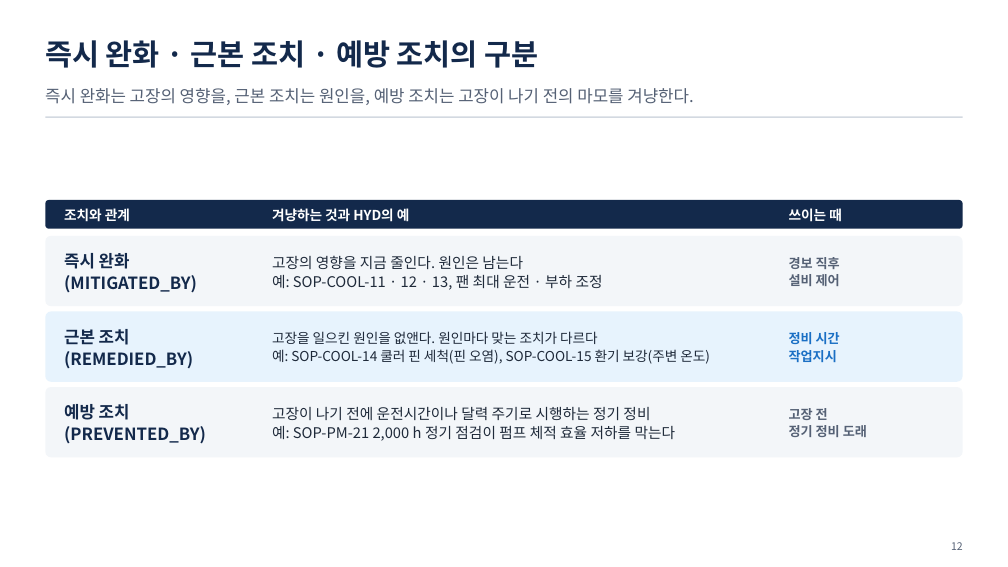
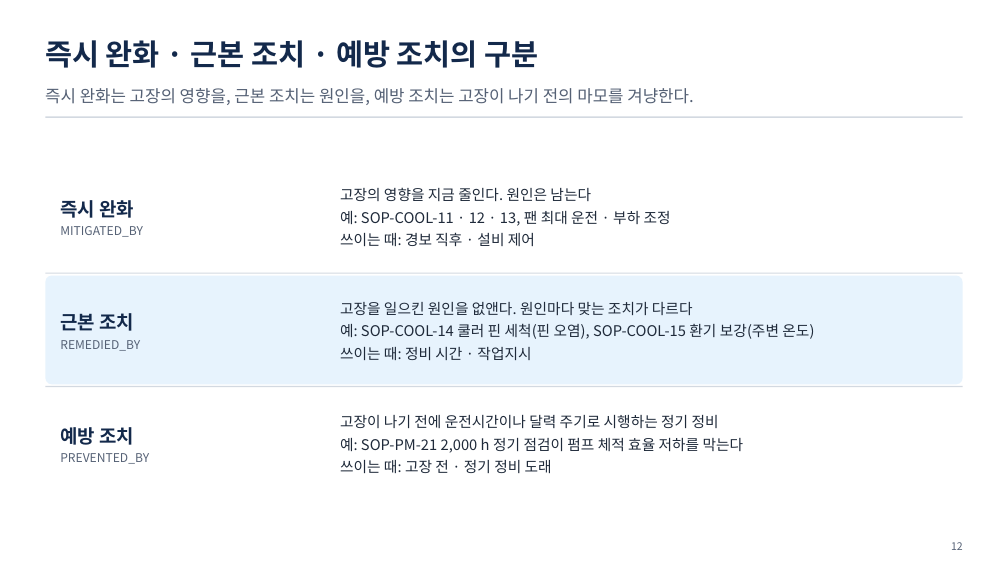
Before and after one commit to uengine-oss/hyd-iot-edu, a slide deck: slide 12 of 산출물/통합반/이론/03회차/통합반_03일차.pptx. Drawn at 1008x567 pixels with LibreOffice and Linux fonts; fonts in the diff are those of the drawing. Boxes give left, top, right and bottom in pixels: in the first picture for what was removed or moved away, otherwise in the second. Text is boxed around its words. In the diff, an @@ line names an element or a change of style, - is before the commit and + after.

```diff
--- a/산출물/통합반/이론/03회차/통합반_03일차.pptx
+++ b/산출물/통합반/이론/03회차/통합반_03일차.pptx
@@ text "고장의 영향을 지금 줄인다. 원인은 ...": place and size @@
-text "고장의 영향을 지금 줄인다. 원인은 ..." at <box>272,256,603,290</box>
+text "고장의 영향을 지금 줄인다. 원인은 ..." at <box>340,187,671,246</box>
@@ rounded rectangle removed at <box>45,200,963,228</box> @@
@@ text at <box>60,200,143,237</box>: text changed; size 16 to 11.5 pt; text colour #13294B to #556175; bold off @@
-즉시 완화(MITIGATED_BY)
+즉시 완화
+MITIGATED_BY
@@ text removed at <box>64,208,130,222</box> @@
-조치와 관계
@@ text removed at <box>272,208,410,222</box> @@
-겨냥하는 것과 HYD의 예
@@ text at <box>340,187,671,226</box>: more space between paragraphs @@
@@ text removed at <box>789,208,842,222</box> @@
-쓰이는 때
@@ rounded rectangle removed at <box>45,236,963,306</box> @@
@@ text at <box>340,232,535,246</box>: paragraph added @@
+쓰이는 때: 경보 직후 · 설비 제어
@@ text removed at <box>789,257,840,286</box> @@
-경보 직후
-설비 제어
@@ rounded rectangle: place and size @@
-rounded rectangle at <box>45,312,963,382</box>
+rounded rectangle at <box>45,276,963,385</box>
@@ rounded rectangle at <box>45,276,963,385</box>: proportions changed @@
@@ rectangle added at <box>45,272,963,273</box>, fill #D3D9E1 @@
@@ text "고장을 일으킨 원인을 없앤다. 원인마다 ...": place and size @@
-text "고장을 일으킨 원인을 없앤다. 원인마다 ..." at <box>272,331,710,364</box>
+text "고장을 일으킨 원인을 없앤다. 원인마다 ..." at <box>340,302,814,360</box>
@@ text at <box>60,313,140,351</box>: text changed; size 16 to 11.5 pt; text colour #13294B to #556175; bold off @@
-근본 조치(REMEDIED_BY)
+근본 조치
+REMEDIED_BY
@@ text at <box>340,302,814,339</box>: size 13 to 14 pt in "고장을 일으킨 원인을 없앤다. 원인마다 맞는 조치가 ...", "예: SOP-COOL-14 쿨러 핀 세척(핀 오염), SOP-COOL-15 ..."; more space between paragraphs @@
@@ text at <box>340,347,531,360</box>: paragraph added @@
+쓰이는 때: 정비 시간 · 작업지시
@@ text removed at <box>789,332,840,362</box> @@
-정비 시간
-작업지시
@@ rounded rectangle removed at <box>45,387,963,457</box> @@
@@ rectangle added at <box>45,386,963,387</box>, fill #D3D9E1 @@
@@ text "고장이 나기 전에 운전시간이나 달력 ...": place and size @@
-text "고장이 나기 전에 운전시간이나 달력 ..." at <box>272,407,676,441</box>
+text "고장이 나기 전에 운전시간이나 달력 ..." at <box>340,415,744,473</box>
@@ text at <box>340,415,744,453</box>: more space between paragraphs @@
@@ text removed at <box>789,408,867,437</box> @@
-고장 전
-정기 정비 도래
@@ text at <box>60,427,149,464</box>: text changed; size 16 to 11.5 pt; text colour #13294B to #556175; bold off @@
-예방 조치(PREVENTED_BY)
+예방 조치
+PREVENTED_BY
@@ text at <box>340,460,552,473</box>: paragraph added @@
+쓰이는 때: 고장 전 · 정기 정비 도래
```
Also in this commit, not shown: 14 other slides changed, 55 other files.
